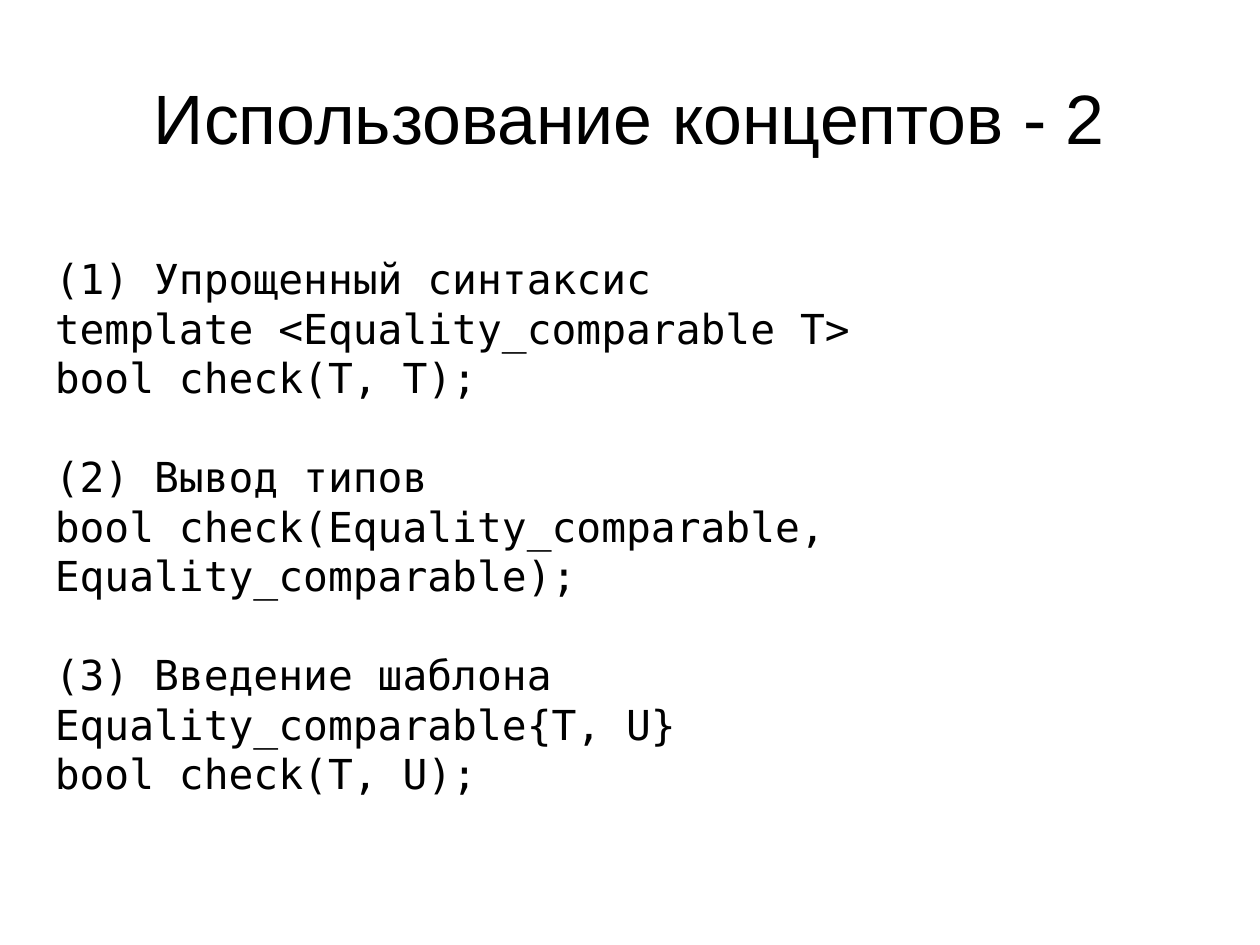
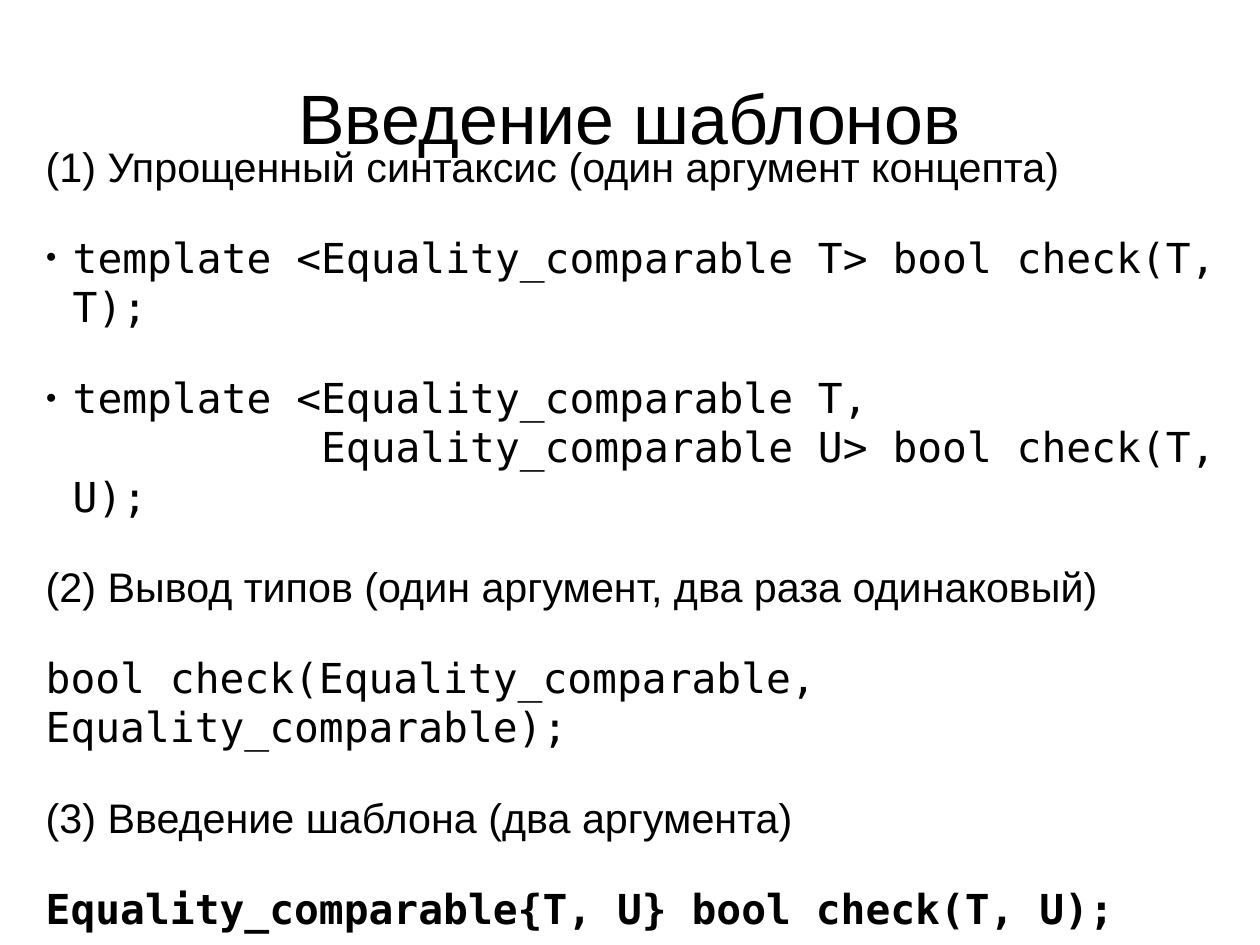
Before and after one commit to MIPT-ILab/cpp-lects-rus, a slide deck: slide 46 of cpp_code/concepts-talk/concepts.odp (slide 41 before the commit). Drawn at 1260x945 pixels with LibreOffice and Linux fonts; fonts in the diff are those of the drawing. Boxes give left, top, right and bottom in pixels: in the first picture for what was removed or moved away, otherwise in the second. Text is boxed around its words. In the diff, an @@ line names an element or a change of style, - is before the commit and + after.

```diff
--- a/cpp_code/concepts-talk/concepts.odp
+++ b/cpp_code/concepts-talk/concepts.odp
@@ title at (298, 93, 960, 157): text changed @@
-Использование концептов - 2
+Введение шаблонов
@@ subtitle at (46, 149, 1216, 610): text changed @@
-(1) Упрощенный синтаксис
-template <Equality_comparable T>
-bool check(T, T);
-(2) Вывод типов
+(1) Упрощенный синтаксис (один аргумент концепта)
+● template <Equality_comparable T> bool check(T, T);
+● template <Equality_comparable T,
+  Equality_comparable U> bool check(T, U);
+(2) Вывод типов (один аргумент, два раза одинаковый)
@@ subtitle "(1) Упрощенный синтаксис (один аргумент ...": place and size @@
-subtitle "(1) Упрощенный синтаксис (один аргумент ..." at (55, 261, 850, 795)
+subtitle "(1) Упрощенный синтаксис (один аргумент ..." at (46, 149, 1216, 933)
@@ subtitle at (46, 661, 816, 752): more space between paragraphs @@
@@ subtitle at (46, 803, 1114, 933): text changed; bold on @@
-(3) Введение шаблона
-Equality_comparable{T, U}
-bool check(T, U);
+(3) Введение шаблона (два аргумента)
+Equality_comparable{T, U} bool check(T, U);
```
Also in this commit, not shown: 29 other slides changed, 16 slides added, 2 slides removed, 2 other files.
